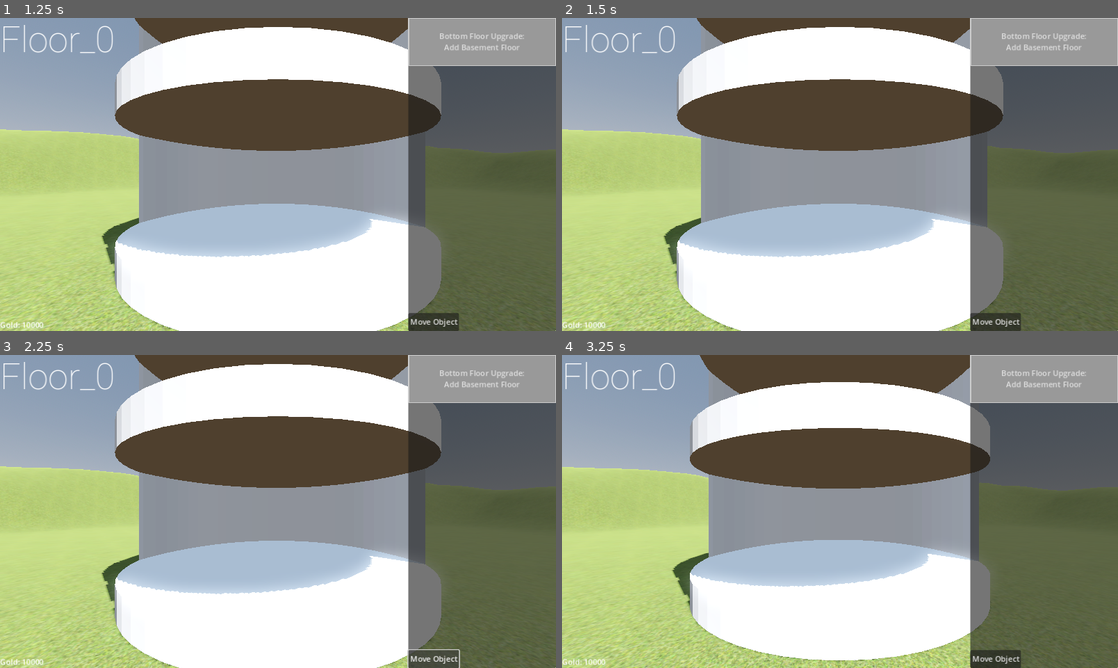
Above: before the commit, frames 1-4 (two rows, left to right).
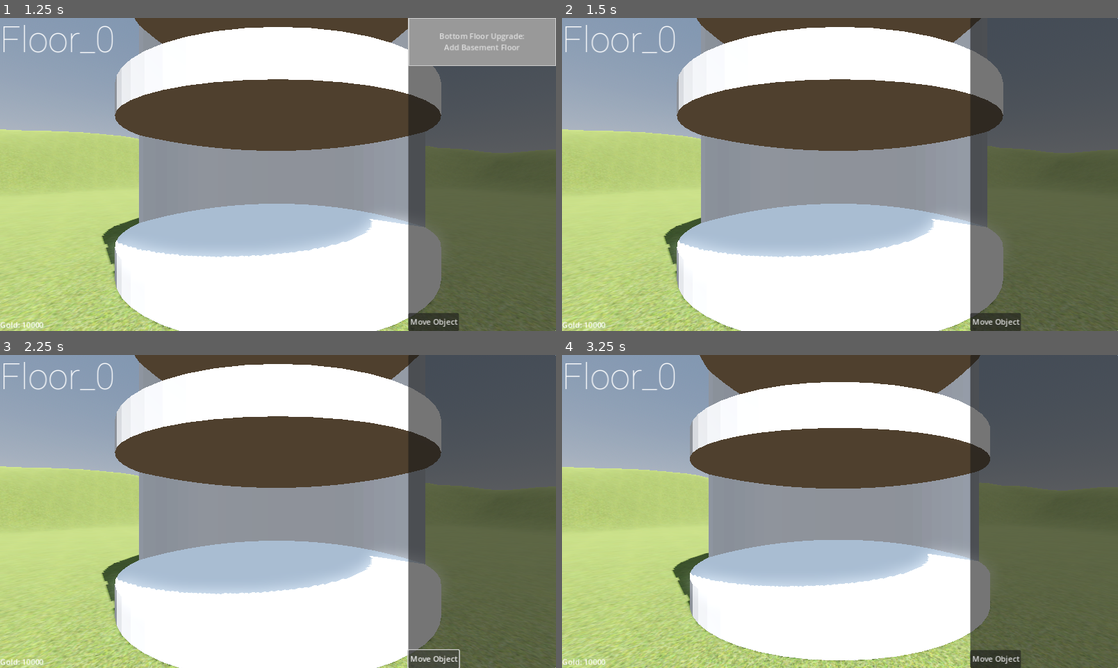
Above: after the commit, the same moments.

Repository: CalebLGreen/tower
Game: Godot game, scene res://Scenes/main.tscn
Same seed, same stepped clock (60 frames per second), same inputs: the game is played once before the commit and once after it.
Inputs (mouse positions are in pixels of both pictures, inside the frame that each line leads up to):
- Up to frame 1 (1.25 s): tap Enter at 0.5 s; move the mouse to (400, 158) at 0.52 s; hold E (rotate_right) from 0.53 s (still down); click (400, 158) at 0.6 s; tap Space (open_shop) at 0.77 s
- Up to frame 2 (1.5 s): release E (rotate_right) at 1.25 s; click "Bottom Floor Upgrade: Add Bas…" at 1.25 s
- Up to frame 3 (2.25 s): click "Move Object" at 2 s
- Up to frame 4 (3.25 s): tap Space (open_shop) at 2.75, 3.02 s; move the mouse to (728, 527) at 2.77 s; hold S (pan_down) from 2.78 s (still down); tap Mouse wheel down (pan_away) at 2.85 s

Frame 1 is identical in both runs. In frame 2, 4.1% of the frame differs, in the area x 73-100%, y 0-16%; in frame 3, 4.1%; in frame 4, 4.1%.

Commit message:
fixed camera and basement floors
the camera clamps correctly and detects floors correctly. New basement floors are added to the correct position. The shop correctly identifies when the player is on the bottom floor.

Diff:
--- a/Scripts/UI_Elements.gd
+++ b/Scripts/UI_Elements.gd
@@ -61,21 +61,21 @@
 
 # changes the label to match the current floor and refreshes the shop
 func check_floor(camera_pos : Vector3):
-	print("Checking floor for camera")
+	#print("Checking floor for camera")
 	var y_pos : float = camera_pos.y
 	# check for above ground tower floors
 	if y_pos > 0:
 		for i in tower_segments:
 			if i is Node3D:
 				#print(i)
-				if y_pos == i.global_position.y + 0.5:
+				if absf(y_pos - i.global_position.y) <= 0.6:
 					floor_label.set_text(i.name)
 					update_shop(i)
 	# check for below ground tower floors
 	else:
 		for i in tower_basement_segments:
 			if i is Node3D:
-				if y_pos == i.global_position.y + 0.5:
+				if absf(y_pos - i.global_position.y) <= 0.6:
 					floor_label.set_text(i.name)
 					update_shop(i)
 
@@ -85,15 +85,19 @@
 # this is where the shop menu is controlled from
 func update_shop(curr_floor):
 	#print("Updating Shop")
+
 	for i in get_node("ShopPanel/VBoxContainer").get_children():
 		i.hide()
-	if curr_floor.name == "Floor_0":
+	if curr_floor.name == "Floor_0" and tower_basement_segments.size() == 0:
 		$ShopPanel/VBoxContainer/Floor_Bottom_Add_Floor.show()
-	elif curr_floor.name == "Floor_1":
+	if curr_floor.name == "Floor_1":
 		$ShopPanel/VBoxContainer/Floor_Add_Table.show()
-	elif curr_floor.name == "Floor_2":
+	if curr_floor.name == "Floor_2":
 		$ShopPanel/VBoxContainer/Floor_Add_Table.show()
-	elif curr_floor.name == "Floor_TOP":
+	if curr_floor.name == "Floor_TOP":
 		$ShopPanel/VBoxContainer/Floor_Top_Add_Floor.show()
-	elif curr_floor.name == "Floor_-1":
+	if curr_floor.name == "Floor_-1":
 		$ShopPanel/VBoxContainer/Floor_Add_Furnace.show()
+	if tower_basement_segments.size() >= 1:
+		if curr_floor.name == tower_basement_segments[-1].name:
+			$ShopPanel/VBoxContainer/Floor_Bottom_Add_Floor.show()
--- a/Scripts/main.gd
+++ b/Scripts/main.gd
@@ -426,13 +426,13 @@
 	basement_tower.add_child(new_floor,0, 0)
 	# get a new number of floors
 	number_of_basement_floors = get_basement_floor_count()
-	prints(basement_tower, number_of_basement_floors)
+	#prints(basement_tower, number_of_basement_floors)
 	# move the floor to the penultimate place in the list
 	# otherwise the for loop for naming and the shop doesn't work
 	basement_tower.move_child(new_floor, number_of_basement_floors - 1)
 	# give the node a name
 	new_floor.name = "Floor_-%d" % [number_of_basement_floors]
-	print(new_floor.name)
+	#print(new_floor.name)
 	# give it a position
 	if basement_tower.get_child_count() == 1:
 		print("Triggered child_count == 1")
@@ -440,8 +440,10 @@
 	elif basement_tower.get_child_count() > 1:
 		print("Triggered child_count > 1")
 		var basement_floors : Array = basement_tower.get_children()
-		var lowest_floor = basement_floors[-1]
+		var lowest_floor = basement_floors[-2]
+		prints(lowest_floor.name, lowest_floor.global_position)
 		new_floor.global_position = lowest_floor.global_position - Vector3(0, 3.9, 0)
+		print(new_floor.global_position)
 	# update the UI
 	UI.tower_basement_segments = basement_tower.get_children()
 	UI.check_floor(camera.position)
